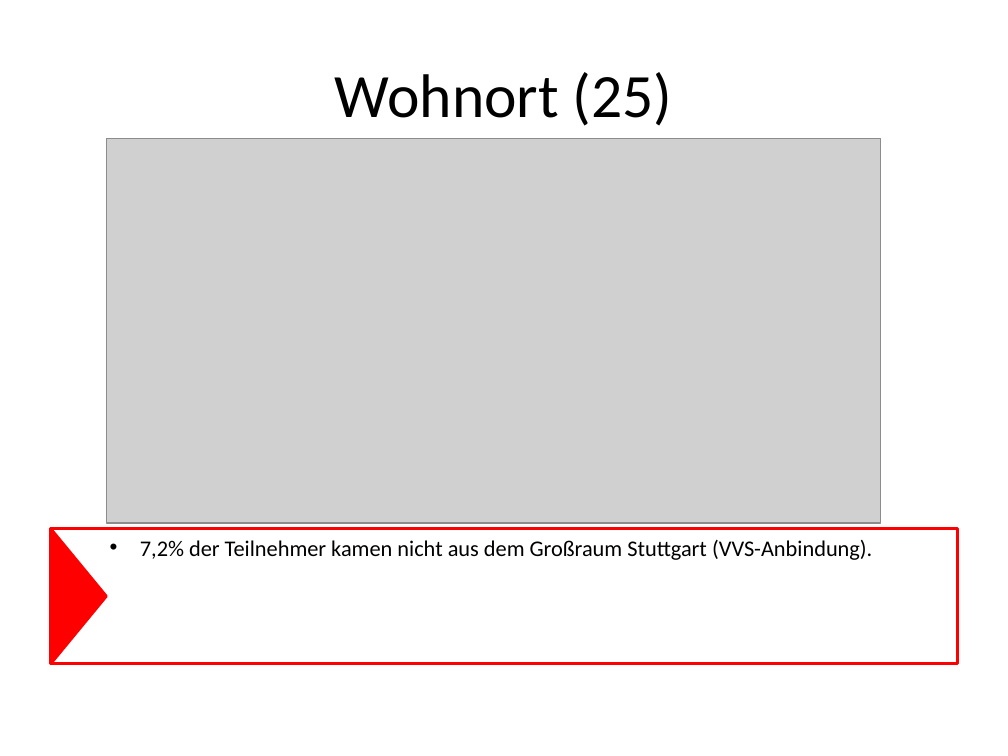
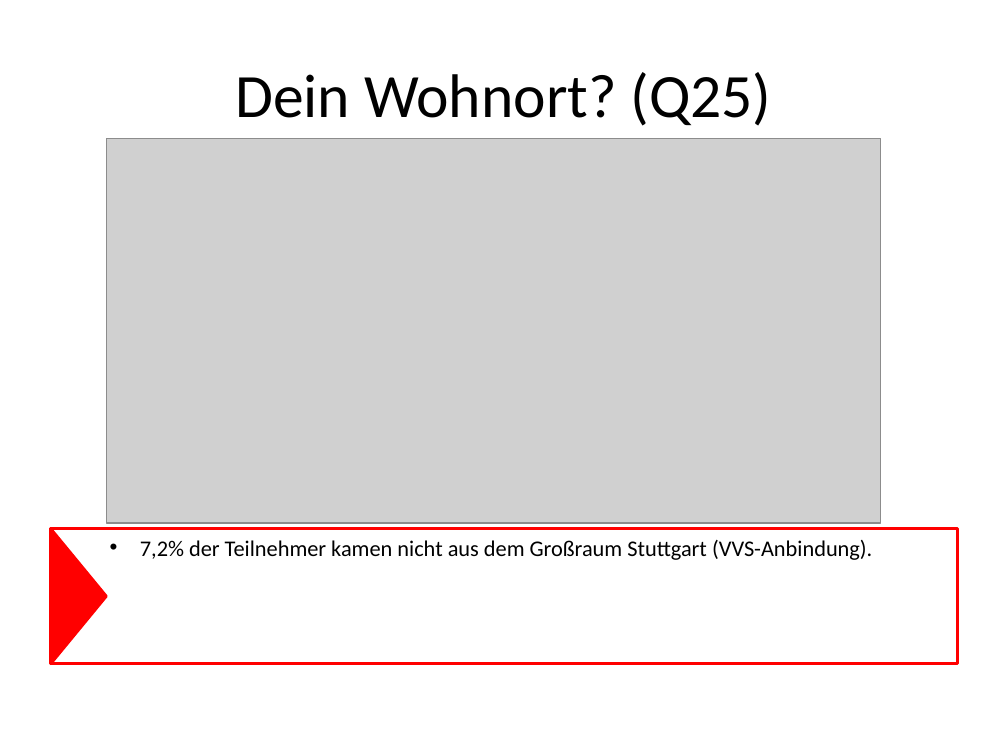
Before and after one commit to Roba1993/Happy-Hour, a slide deck: slide 6 of documents/marketing/Marketing Analyse von Umfrage 1 (5.5).pptx. Drawn at 1008x756 pixels with LibreOffice and Linux fonts; fonts in the diff are those of the drawing; grey boxes stand for pictures. Boxes give left, top, right and bottom in pixels: in the first picture for what was removed or moved away, otherwise in the second. Text is boxed around its words. In the diff, an @@ line names an element or a change of style, - is before the commit and + after.

```diff
--- a/documents/marketing/Marketing Analyse von Umfrage 1 (5.5).pptx
+++ b/documents/marketing/Marketing Analyse von Umfrage 1 (5.5).pptx
@@ title at [235,72,772,126]: text changed @@
-Wohnort (25)
+Dein Wohnort? (Q25)
```
Also in this commit, not shown: 4 other slides changed.
